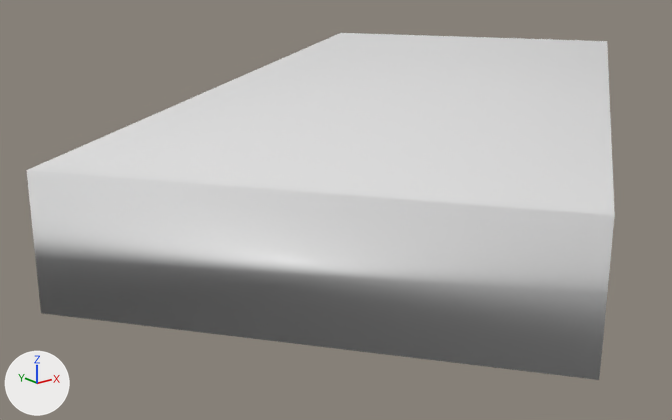
A saved change to the glTF model models/Cattle.gltf.
Both versions are drawn from a 50 mm lens placed at (11.42, 3.67, 3.7), pointed at (20.21, 14.65, -0.69). Every picture has the same lights, and +X, +Y and +Z are marked at lower left. Where no turn or scale is listed for an object, it has been applied to the vertices. Vertices at the same position are counted once.
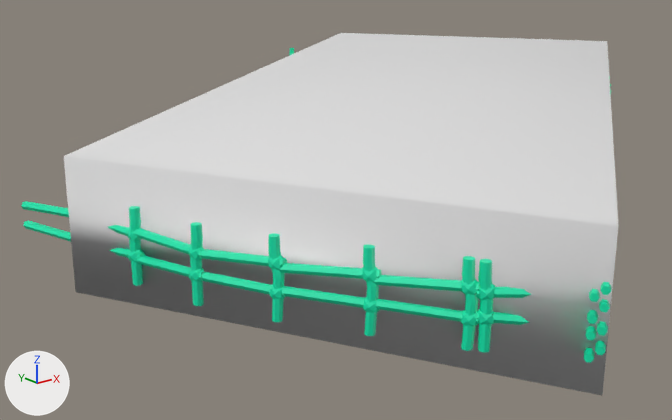
The newer file is also rescaled (x1.059), turned or shifted as a whole; pictures and numbers use the older file's frame.

Where the change shows, as pixel boxes (x1, y1, x2, y2) in the pictures (672 x 420 px):
'Box', reshaped
    before: (26, 33, 615, 380)
    after: (64, 33, 618, 395)
'Outline.005', added (green)
    after: (21, 48, 611, 363)

The edits, one by one:
Material 'Aaa' (mat_aaa) is new.
Its base color is (0.0, 0.8, 0.42) (green #00e7ad).
me_cube_047 has 8 vertices, 12 faces and spans x -6.59..6.59, y -5.87..5.87, z -0.78..0.78.
me_cube_047 is used by ob_box; location (21.23, 13.96, 0.52).
Part 1, on me_cube_047:
Vertex 0 of me_cube_047 moves from (-3.25, -5.87, -0.78) at pixel (599, 380) to (-3.47, -6.07, -0.78) at pixel (602, 395).
Vertex 1 of me_cube_047 moves from (-3.25, -5.87, 0.78) at pixel (614, 215) to (-3.47, -6.07, 0.78) at pixel (618, 225).
Vertex 2 of me_cube_047 moves from (-6.59, -1.31, -0.78) at pixel (41, 313) to (-6.06, -0.99, -0.78) at pixel (75, 292).
Vertex 3 of me_cube_047 moves from (-6.59, -1.31, 0.78) at pixel (26, 170) to (-6.06, -0.99, 0.78) at pixel (63, 156).
Mesh me_cylinder_110 is new.
It has 11984 vertices, 22712 faces and spans x -8.8..3.14, y -12.86..0.1, z -0.03..0.9.
It uses material mat_aaa (green #00e7ad).
Object 'Outline.005' (ob_outline_005) is new; it shows me_cylinder_110.
Its location is (23.79, 20.7, 0.03).
